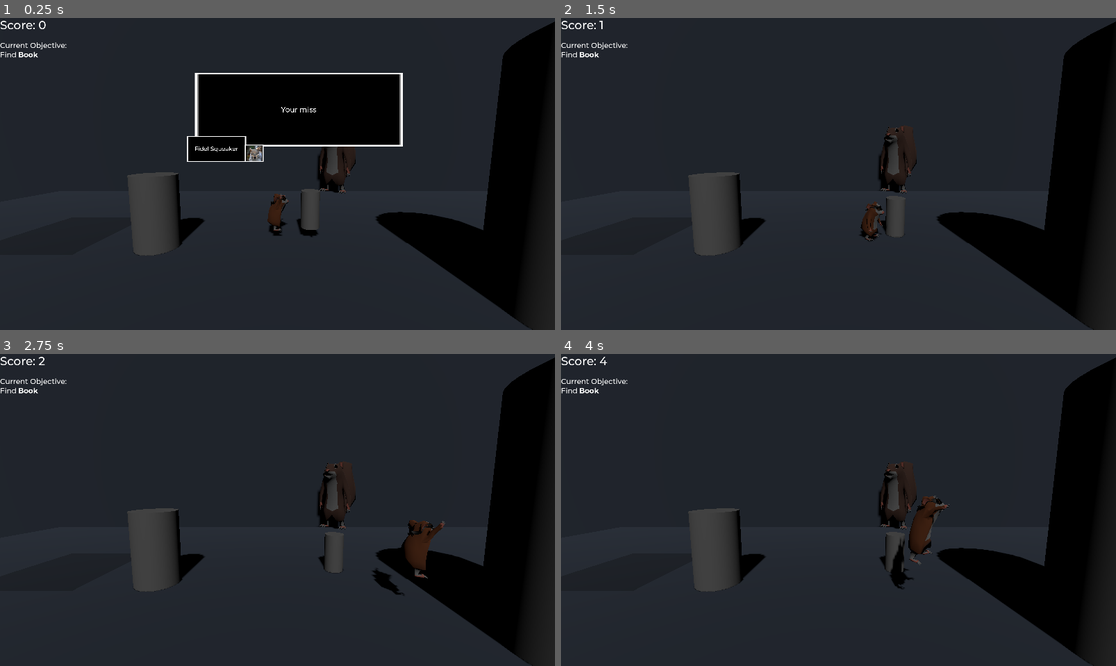
Above: before the commit, frames 1-4 (two rows, left to right).
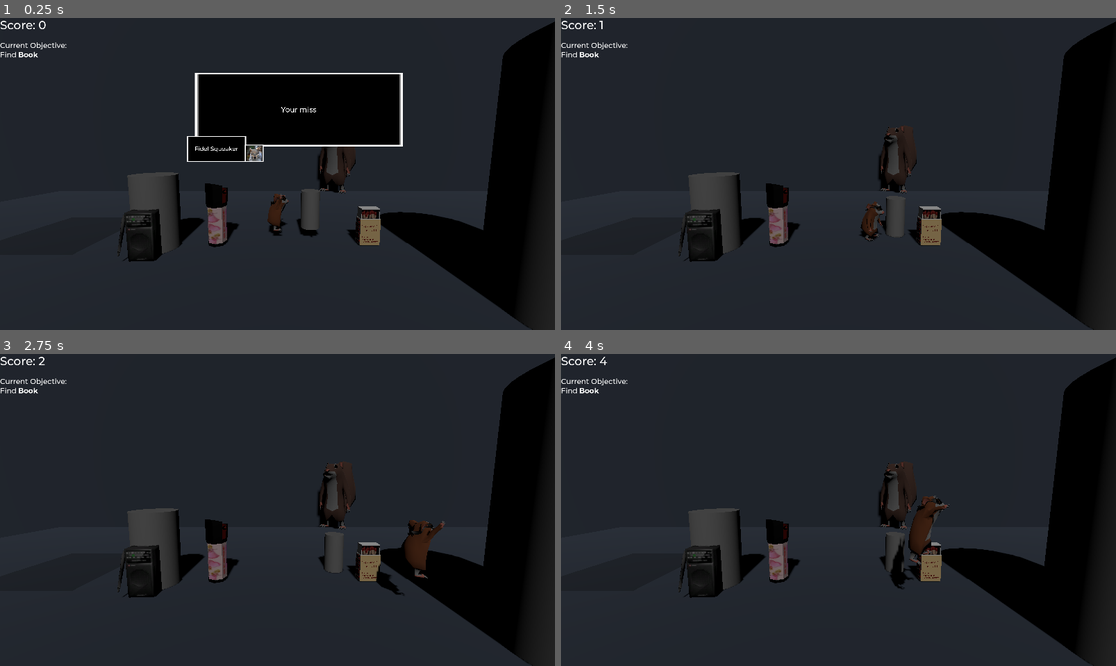
Above: after the commit, the same moments.

Repository: Trikzon/squirreling-away
Game: Godot game, scene res://main.tscn
The game is run twice, just before and just after one commit, with the same random seed, the same clock (stepped at 60 frames per second) and the same inputs.
Inputs:
- Up to frame 1 (0.25 s): no input
- Up to frame 2 (1.5 s): tap Enter (dialog_forward) at 0.5 s; hold D (player_right) 0.53-1.28 s; tap E (push) at 0.6, 1.35 s; tap Space (jump) at 0.77 s; hold S (player_backward) from 1.28 s (still down)
- Up to frame 3 (2.75 s): tap Space (jump) at 1.52 s; release S (player_backward) at 2.03 s; hold D (player_right) from 2.03 s (still down); tap E (push) at 2.1 s
- Up to frame 4 (4 s): release D (player_right) at 2.78 s; hold Enter (dialog_forward) 2.78-3.53 s; tap E (push) at 2.85, 3.6 s; tap Space (jump) at 3.02, 3.77 s; hold A (player_left) from 3.53 s (still down)

The runs differ from the first frame. In frame 1, 2.2% of the frame differs, in the area x 21-69%, y 53-79%; in frame 2, 2.2%; in frame 3, 2.2%; in frame 4, 2.2%.

Commit message:
added props

Diff:
--- a/Entities/Player/player.tscn
+++ b/Entities/Player/player.tscn
@@ -28,26 +28,6 @@
 [node name="hamster_walk_2" parent="." instance=ExtResource("2_gpqi1")]
 transform = Transform3D(-1.35942e-08, 0, 0.311, 0, 0.311, 0, -0.311, 0, -1.35942e-08, 0, -0.972, 0)
 
-[node name="Skeleton3D" parent="hamster_walk_2/Armature" index="0"]
-bones/1/rotation = Quaternion(0.0670222, 0.536411, 0.114108, 0.833517)
-bones/1/scale = Vector3(1, 1, 1)
-bones/2/rotation = Quaternion(-0.00239378, 0.0660255, 0.162785, 0.984447)
-bones/2/scale = Vector3(1, 1, 1)
-bones/5/rotation = Quaternion(0.732947, 0.0431837, 0.0858947, 0.673459)
-bones/6/rotation = Quaternion(-0.308684, -0.477363, 0.145031, 0.809818)
-bones/7/rotation = Quaternion(0.0583143, 0.164156, 0.258384, 0.950205)
-bones/8/rotation = Quaternion(0.202257, 0.0373902, 0.0573629, 0.976936)
-bones/9/rotation = Quaternion(-0.599134, 0.43021, -0.435081, 0.516393)
-bones/9/scale = Vector3(1, 1, 1)
-bones/10/rotation = Quaternion(-0.0182949, 0.331325, 0.590298, 0.735824)
-bones/11/rotation = Quaternion(-0.0135159, 0.0651251, -0.0858244, 0.994088)
-bones/13/rotation = Quaternion(0.379298, -0.0124702, 0.921156, -0.086306)
-bones/13/scale = Vector3(1, 1, 1)
-bones/14/scale = Vector3(1, 1, 1)
-bones/15/rotation = Quaternion(-0.411877, -0.0707257, 0.908208, 0.0226441)
-bones/15/scale = Vector3(1, 1, 0.999997)
-bones/16/rotation = Quaternion(0.678195, -0.120342, 0.424293, 0.58783)
-
 [node name="AnimationTree" parent="hamster_walk_2" index="2"]
 parameters/playback = SubResource("AnimationNodeStateMachinePlayback_yxgu3")
 parameters/walk/TimeScale/scale = 1.0
--- a/Levels/dev_level.tscn
+++ b/Levels/dev_level.tscn
@@ -6,6 +6,9 @@
 [ext_resource type="PackedScene" uid="uid://6t75rxue57su" path="res://Entities/Pushable/pushable.tscn" id="3_xrncy"]
 [ext_resource type="PackedScene" uid="uid://b0pxgnxtvjrml" path="res://Zones/WinCod/win_cond.tscn" id="4_e0nx7"]
 [ext_resource type="PackedScene" uid="uid://cokc7hrek652b" path="res://Entities/Player/squirrel.tscn" id="6_cs738"]
+[ext_resource type="PackedScene" uid="uid://bjgs4lviks30u" path="res://Entities/Pushable/meshes/matches.glb" id="7_nno14"]
+[ext_resource type="PackedScene" uid="uid://duishmotm0u5g" path="res://Entities/Pushable/meshes/radio.glb" id="8_lfeyp"]
+[ext_resource type="PackedScene" uid="uid://cnruwm4o3rrqx" path="res://Entities/Pushable/meshes/spray.glb" id="9_wnjvm"]
 
 [sub_resource type="StandardMaterial3D" id="StandardMaterial3D_ne04s"]
 albedo_color = Color(0.291886, 0.331853, 0.396783, 1)
@@ -68,4 +71,13 @@
 [node name="squirrel" parent="." instance=ExtResource("6_cs738")]
 transform = Transform3D(0.573019, 0, 0.819542, 0, 1, 0, -0.819542, 0, 0.573019, 6.3289, -0.0134803, -11.989)
 
+[node name="matches" parent="." instance=ExtResource("7_nno14")]
+transform = Transform3D(0.0187089, 0, -0.999825, 0, 1, 0, 0.999825, 0, 0.0187089, 4.39376, 2.38419e-07, 1.07968)
+
+[node name="radio" parent="." instance=ExtResource("8_lfeyp")]
+transform = Transform3D(0.0479782, 0, -0.998848, 0, 1, 0, 0.998848, 0, 0.0479782, -5.7597, 7.15256e-07, 2.38787)
+
+[node name="spray" parent="." instance=ExtResource("9_wnjvm")]
+transform = Transform3D(1, 0, 0, 0, 1, 0, 0, 0, 1, -2.97147, 0.144035, 1.13475)
+
 [connection signal="win" from="WinCond" to="." method="_on_win_cond_win"]
Binary file added: Entities/Pushable/meshes/apple.glb
Not shown, added: Entities/Pushable/meshes/apple.glb.import
Binary file added: Entities/Pushable/meshes/blank_can.glb
Not shown, added: Entities/Pushable/meshes/blank_can.glb.import
Binary file added: Entities/Pushable/meshes/blender.glb
Not shown, added: Entities/Pushable/meshes/blender.glb.import
Binary file added: Entities/Pushable/meshes/labeled_can.glb
Not shown, added: Entities/Pushable/meshes/labeled_can.glb.import
Binary file added: Entities/Pushable/meshes/matches.glb
Not shown, added: Entities/Pushable/meshes/matches.glb.import
Binary file added: Entities/Pushable/meshes/radio.glb
Not shown, added: Entities/Pushable/meshes/radio.glb.import
(and 9 more such lines)
